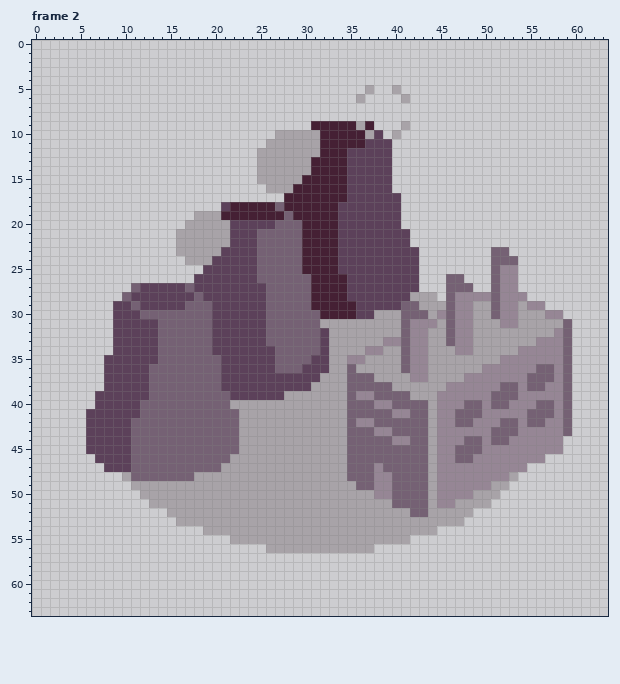
Edited in one commit: pixel-art file (assets/aseprite/facilities.aseprite). Above: the version before the commit.
64x64 pixels, 4 frames. Shown: frame 2. The commit also changed other frames, which this record leaves out.
And afterwards:
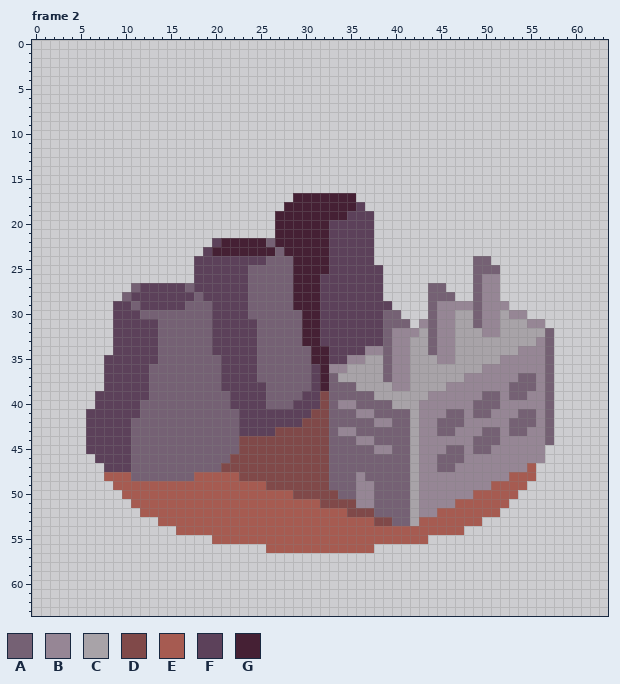
Palette (. is transparent): A #756174  B #968695  C #a8a3a8  D #804949  E #a65b51  F #5c415a  G #452034
Changes in this commit:
layer "Group 1 Copy/Smoke" now hidden
Frame 2:
y 5: x 37 C -> .; x 40 C -> .
y 6: x 36 C -> .; x 41 C -> .
y 9: x 31..37 GGGGGCG -> .......; x 41 C -> .
y 10: x 27..38 CCCCCGGGGGCF -> ............; x 40 C -> .
y 11: x 26..39 CCCCCCGGGGGFFF -> ..............
y 12: x 25..39 CCCCCCCGGGFFFFF -> ...............
y 13..14: x 25..39 CCCCCCGGGGFFFFF -> ...............
y 15: x 25..39 CCCCCGGGGGFFFFF -> ...............
y 16: x 26..39 CCCGGGGGGFFFFF -> ..............
y 17: x 28 G -> .; x 35..40 FFFFFF -> G.....
y 18: x 21..27 FGGGGGA -> .......; x 34..35 FF -> GG; x 37..40 FFFF -> ....
y 19: x 18..26 CCCGGGGGG -> .........; x 28 A -> G; x 34 F -> G; x 38..40 FFF -> ...
y 20: x 17..29 CCCCCFFFFFAAA -> ..........GGG; x 33 G -> F; x 38..40 FFF -> ...
y 21: x 16..29 CCCCCCFFFAAAAA -> ...........GGG; x 33 G -> F; x 38..41 FFFF -> ....
y 22: x 16..25 CCCCCCFFFA -> ....FGGGGG; x 27..29 AAA -> GGG; x 33 G -> F; x 38..41 FFFF -> ....
y 23: x 16..26 CCCCCFFFFAA -> ...FGGGGGGG; x 28..29 AA -> GG; x 33 G -> F; x 38..42 FFFFF -> .....; x 51..52 AA -> ..
y 24: x 17..19 CCC -> .FF; x 25 A -> F; x 29 A -> G; x 33 G -> F; x 38..42 FFFFF -> .....; x 49..53 ..AAA -> AA...
y 25: x 18 . -> F; x 24 F -> A; x 29 A -> G; x 33 G -> F; x 39..42 FFFF -> ....; x 49..50 .. -> AA; x 52..53 BB -> ..
y 26: x 24 F -> A; x 29..30 AA -> GG; x 32..34 GGG -> FFF; x 39..42 FFFF -> ....; x 46..47 AA -> ..; x 49..53 ..ABB -> ABB..
y 27: x 24..25 FF -> AA; x 29..30 AA -> GG; x 32..34 GGG -> FFF; x 39..42 FFFF -> ....; x 44..53 ..AAA..ABB -> AA...ABB..
y 28: x 24..25 FF -> AA; x 29..30 AA -> GG; x 32..34 GGG -> FFF; x 39..45 FFFCCC. -> .....AA; x 47..49 BBB -> ..A; x 51..54 ABBB -> B...
y 29: x 24..25 FF -> AA; x 29..30 AA -> GG; x 32..35 GGGG -> FFFF; x 40..46 FAACCCA -> ....ABB; x 49..51 CCA -> ABB; x 53..56 BCBB -> ....
y 30: x 24..25 FF -> AA; x 30..35 AAGGGG -> GGFFFF; x 38..44 CCCAAAC -> FAA...A; x 46..52 ABBCCAB -> BCCABBC; x 54..58 CCCBB -> B....
y 31: x 25 F -> A; x 30..40 AACCCCCCCCC -> GGFFFFFFFAA; x 42 B -> .; x 44..53 BCABBCCCBB -> ABBCCABBCC; x 55..59 CCCCA -> BB...
y 32: x 25 F -> A; x 30..31 AA -> GG; x 33..41 CCCCCCCCA -> FFFFFFABB; x 43..48 BCCABB -> CABBCC; x 50..51 CC -> BB; x 57..59 CBA -> A..
y 33: x 25 F -> A; x 30..31 AA -> GG; x 33..39 CCCCCCB -> FFFFFFA; x 41..48 ABBCCABB -> BCCABBCC; x 57..59 BBA -> A..
y 34: x 25..26 FF -> AA; x 31..36 AFCCCC -> GGFFFF; x 39..48 CCABBCCCBB -> ABBCCABBCC; x 57..59 BBA -> A..
y 35: x 25..26 FF -> AA; x 31..34 FFCC -> GGFF; x 39..43 CCABB -> ABBCC; x 45..46 CC -> BB; x 57..59 BBA -> A..
y 36: x 25..26 FF -> AA; x 30 F -> A; x 32..35 FCCA -> GBBC; x 39..43 CCABB -> ABBCC; x 56 A -> B; x 58..59 BA -> ..
y 37: x 25..30 FFFFFF -> AAAAAA; x 32..33 CC -> GA; x 35..37 AAA -> CCC; x 39..43 CCCBB -> ABBCC; x 54 B -> A; x 56 A -> B; x 58..59 BA -> ..
y 38: x 26..34 FFFFFCCCC -> AAAAAFGAA; x 36..41 AAAACC -> CCCCBB; x 52 A -> B; x 54 B -> A; x 56..59 ABBA -> BA..
y 39: x 26..34 FFCCCCCCC -> AAAAFFDAA; x 36..41 BBAAAA -> AACCCC; x 44 C -> B; x 50 B -> A; x 52 A -> B; x 54 B -> A; x 57..59 BBA -> A..
y 40: x 22..35 CCCCCCCCCCCCCA -> FFFFAAAFFFDABB; x 38..44 BBAAAAC -> AACCCBB; x 48 A -> B; x 50 B -> A; x 52 A -> B; x 56 A -> B; x 58..59 BA -> ..
y 41: x 23..34 CCCCCCCCCCCC -> FFFFFFFFDDAA; x 36..37 AA -> BB; x 40..44 BBAAC -> AACBB; x 46 B -> A; x 48 A -> B; x 50 B -> A; x 54 B -> A; x 56 A -> B; x 58..59 BA -> ..
y 42: x 23..34 CCCCCCCCCCCC -> FFFFFFFDDDAA; x 36..39 BBAA -> AABB; x 42..46 AACBB -> CBBAA; x 48 A -> B; x 52 A -> B; x 54 B -> A; x 56..59 ABBA -> BA..
y 43: x 23..35 CCCCCCCCCCCCA -> FFFFDDDDDDABB; x 38..39 BB -> AA; x 42..46 AACBB -> CBBAA; x 50 B -> A; x 52 A -> B; x 54 B -> A; x 57..59 BBA -> A..
y 44: x 23..34 CCCCCCCCCCCC -> DDDDDDDDDDAA; x 36..37 AA -> BB; x 40..44 BBAAC -> AACBB; x 48 A -> B; x 50 B -> A; x 52 A -> B; x 57..58 BB -> A.
y 45: x 23..34 CCCCCCCCCCCC -> DDDDDDDDDDAA; x 38..39 AA -> BB; x 42..44 AAC -> CBB; x 46 B -> A; x 48 A -> B; x 50 B -> A; x 57..58 BB -> ..
y 46: x 22..34 CCCCCCCCCCCCC -> DDDDDDDDDDDAA; x 42..46 AACBB -> CBBAA; x 48 A -> B
y 47: x 21..34 CCCCCCCCCCCCCC -> DDDDDDDDDDDDAA; x 38 B -> A; x 42..46 AACBB -> CBBAA; x 55 . -> E
y 48: x 8..10 ..C -> EEE; x 18..34 CCCCCCCCCCCCCCCCC -> EEEEEDDDDDDDDDDAA; x 36 A -> B; x 38..39 BB -> AA; x 42..44 AAC -> CBB; x 53..55 C.. -> EEE
y 49: x 9..39 ..CCCCCCCCCCCCCCCCCCCCCCCCCAABB -> EEEEEEEEEEEEEEEEEDDDDDDDAAABBAA; x 42..44 AAC -> CBB; x 51..54 CC.. -> EEEE
y 50: x 10..39 ..CCCCCCCCCCCCCCCCCCCCCCCCCCBB -> EEEEEEEEEEEEEEEEEEEDDDDDAABBAA; x 42..44 AAC -> CBB; x 49..53 CCC.. -> EEEEE
y 51: x 11..39 ..CCCCCCCCCCCCCCCCCCCCCCCCCCC -> EEEEEEEEEEEEEEEEEEEEEDDDDBBAA; x 42..44 AAC -> CBB; x 47..52 CCCC.. -> EEEEEE
y 52: x 12..51 ...CCCCCCCCCCCCCCCCCCCCCCCCCCCAACCCCC... -> EEEEEEEEEEEEEEEEEEEEEEEDDDAAAACBBEEEEEEE
y 53: x 14..41 ..CCCCCCCCCCCCCCCCCCCCCCCCCC -> EEEEEEEEEEEEEEEEEEEEEEEEDDAA; x 43..49 CCCCC.. -> EEEEEEE
y 54: x 16..47 ...CCCCCCCCCCCCCCCCCCCCCCCCCC... -> EEEEEEEEEEEEEEEEEEEEEEEEEEEEEEEE
y 55: x 20..43 ..CCCCCCCCCCCCCCCCCCCC.. -> EEEEEEEEEEEEEEEEEEEEEEEE
y 56: x 26..37 CCCCCCCCCCCC -> EEEEEEEEEEEE
Boxes around the changes in both pictures, in picture pixels (x1, y1, x2, y2):
changed: (104, 85, 572, 553)
